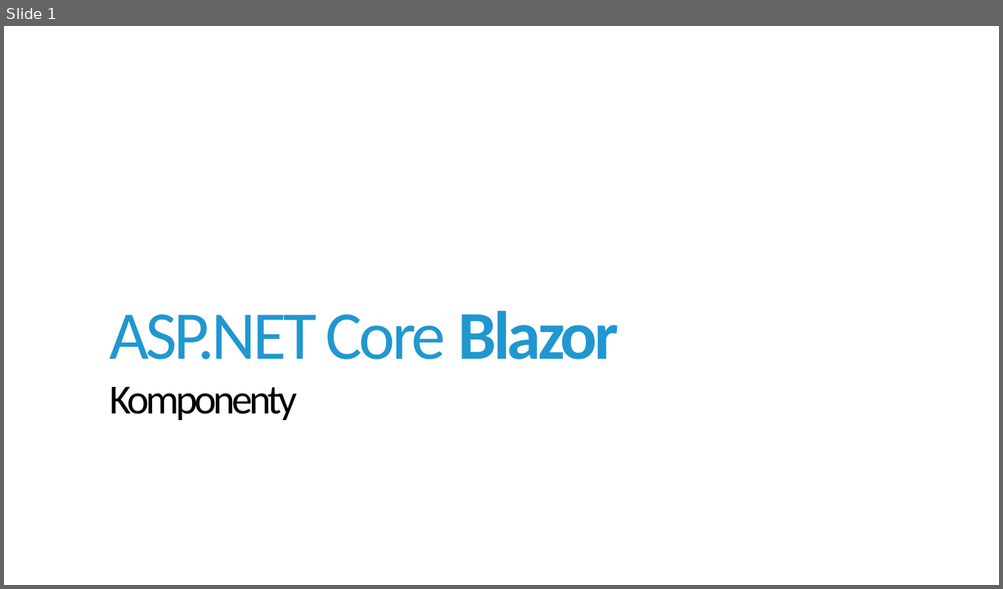
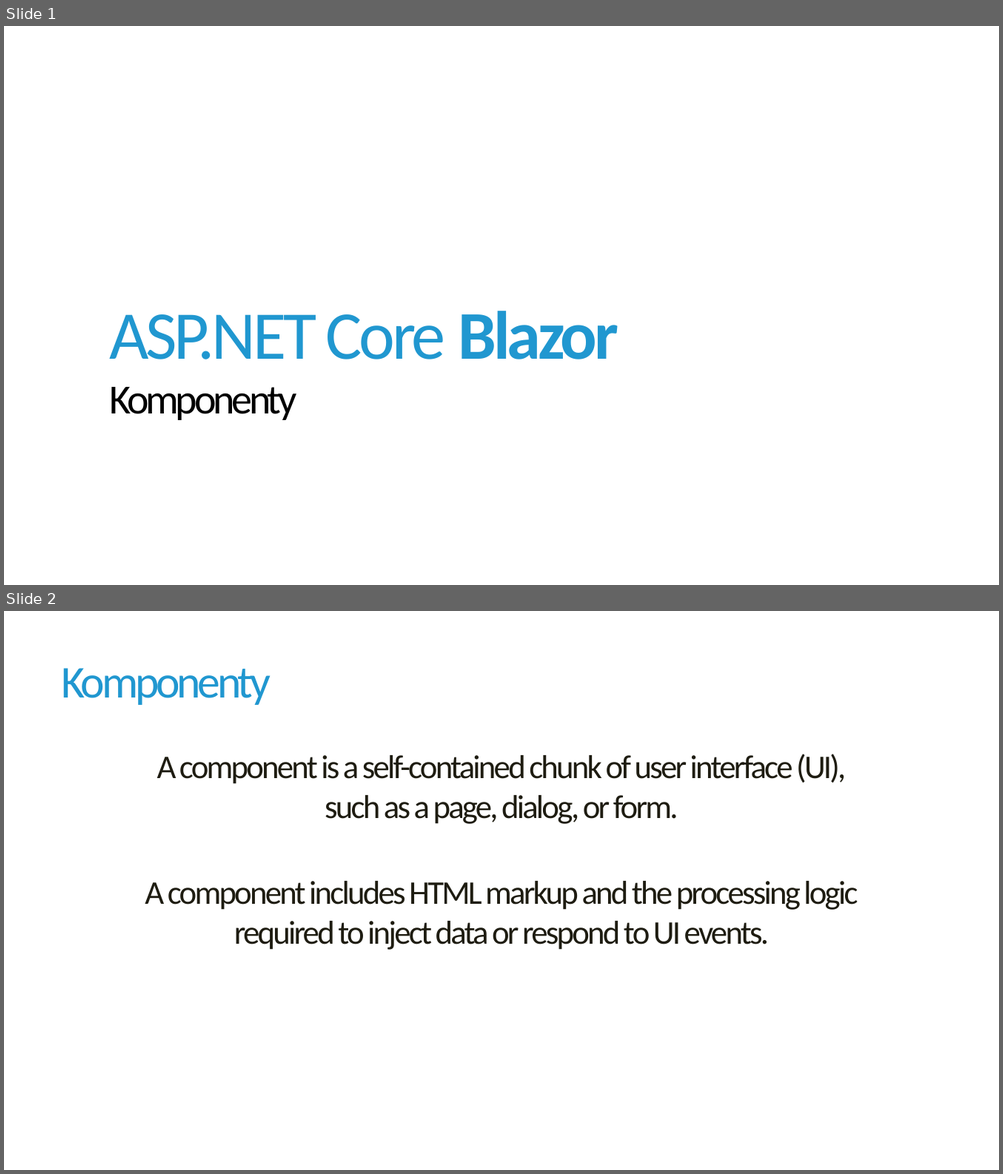
Before and after one commit to jirikanda/BlazorDemos, a slide deck: Presentation/02 - Blazor - Komponenty.pptx. Shown one above the other, each under a label of ours: slide 1 before the commit, slides 1 and 2 after it. The pictures are 1003x589 and 1003x1174 pixels, drawn with LibreOffice and Linux fonts; fonts in the diff are those of the drawing; background and template pictures are left out. Boxes give left, top, right and bottom in pixels: in the first picture for what was removed or moved away, otherwise in the second. Text is boxed around its words. In the diff, an @@ line names an element or a change of style, - is before the commit and + after.

```diff
--- a/Presentation/02 - Blazor - Komponenty.pptx
+++ b/Presentation/02 - Blazor - Komponenty.pptx
@@ slide 2 added at <box>4,611,999,1170</box>, background #FFFFFF @@
@@ title added at <box>61,668,270,705</box>, 44 pt, text #2097D0 @@
+Komponenty
@@ text added at <box>145,754,857,950</box>, 32 pt, text #1E1C11 @@
+A component is a self-contained chunk of user interface (UI),
+such as a page, dialog, or form.
+A component includes HTML markup and the processing logic
+required to inject data or respond to UI events.
```
Also in this commit, not shown: 1 slide changed, 7 other slides added, 1 slide removed, 4 other files.
